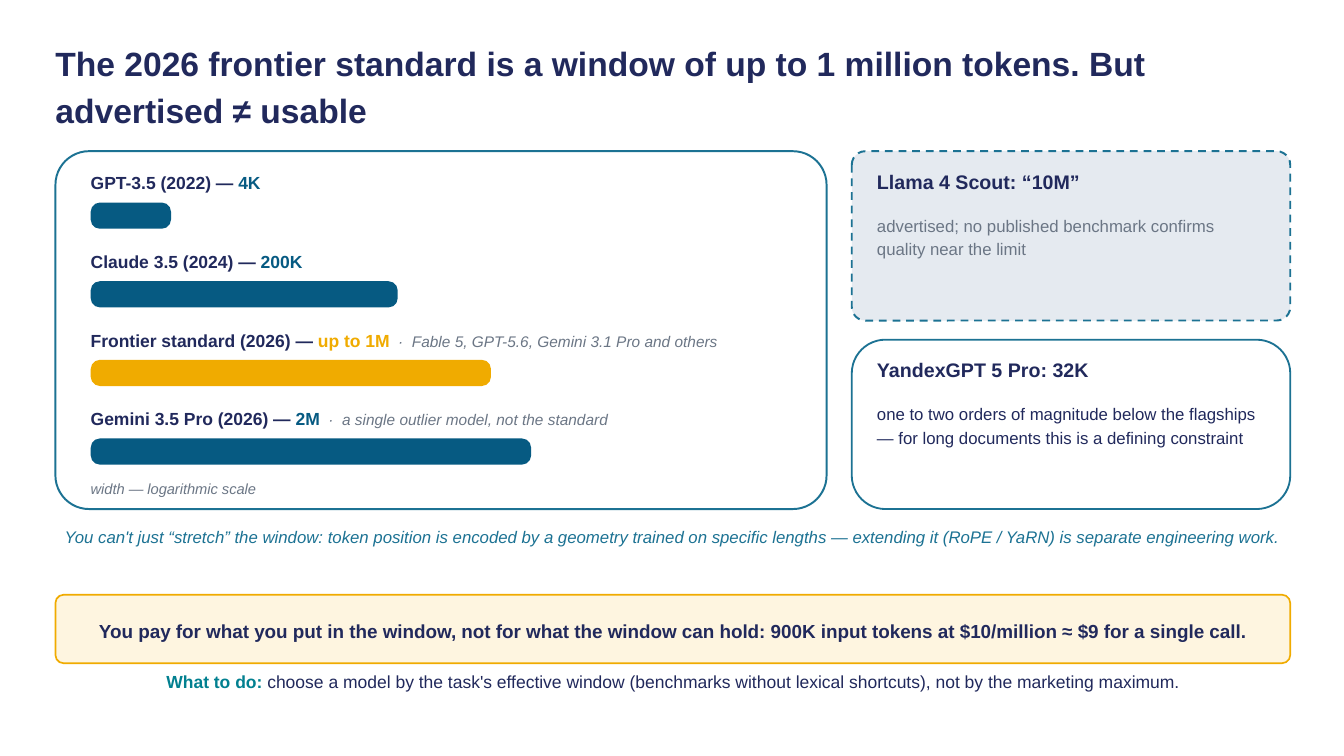
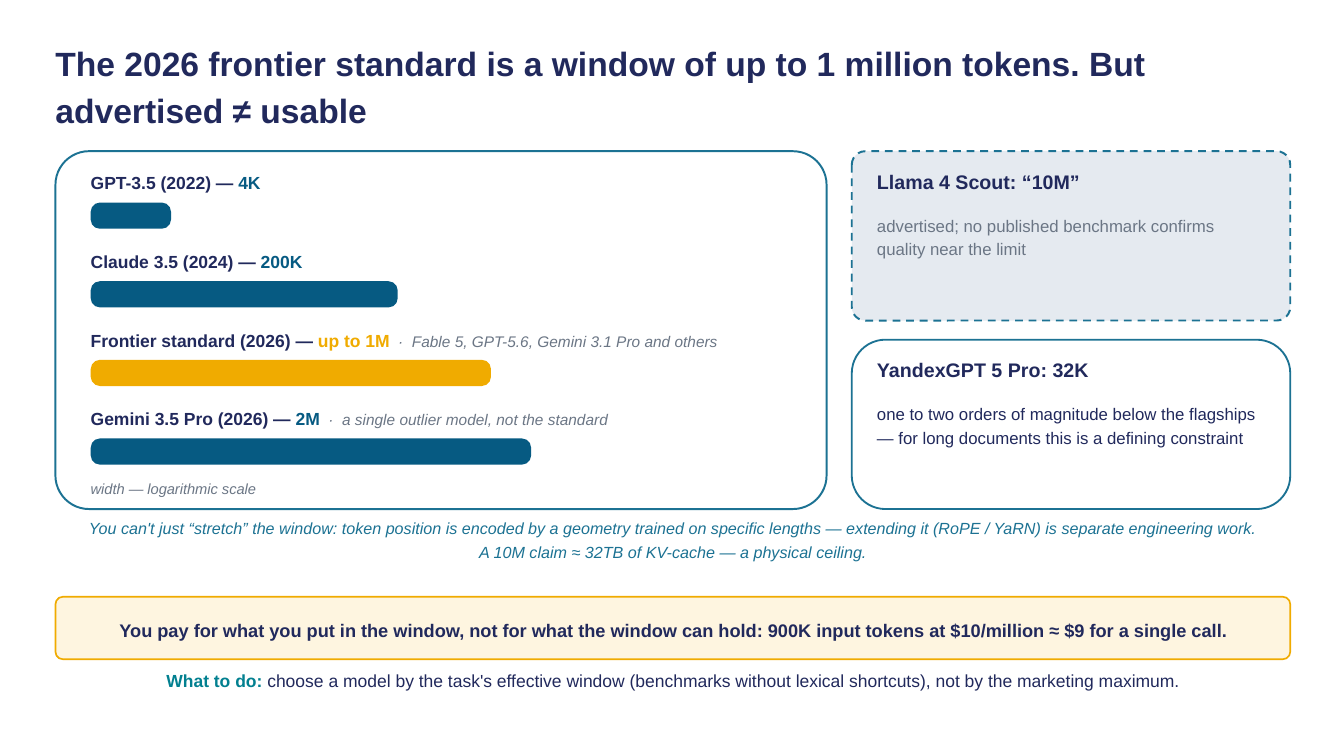
Before and after one commit to tellina-study/AI-usage-lessons, a slide deck: slide 26 of library/lectures/lec-02/rendered/lec-02-en.pptx. Drawn at 1344x756 pixels with LibreOffice and Linux fonts; fonts in the diff are those of the drawing. Boxes give left, top, right and bottom in pixels: in the first picture for what was removed or moved away, otherwise in the second. Text is boxed around its words. In the diff, an @@ line names an element or a change of style, - is before the commit and + after.

```diff
--- a/library/lectures/lec-02/rendered/lec-02-en.pptx
+++ b/library/lectures/lec-02/rendered/lec-02-en.pptx
@@ text "You can't just “stretch” the ...": place and size @@
-text "You can't just “stretch” the ..." at bbox=[65, 531, 1279, 547]
+text "You can't just “stretch” the ..." at bbox=[89, 522, 1255, 562]
@@ text at bbox=[89, 522, 1255, 538]: size 12 to 11.5 pt in "You can't just “stretch” the window: token ..."; line spacing 1.15 to 1.12 @@
@@ text at bbox=[479, 546, 866, 562]: paragraph added @@
+A 10M claim ≈ 32TB of KV-cache — a physical ceiling.
@@ rounded rectangle: place and size @@
-rounded rectangle at bbox=[55, 595, 1291, 663]
+rounded rectangle at bbox=[55, 597, 1291, 659]
@@ text "You pay for what you ..." at bbox=[119, 623, 1226, 641]: size 13.5 to 13 pt @@
```
Also in this commit, not shown: 1 other slide changed, 20 other files.
